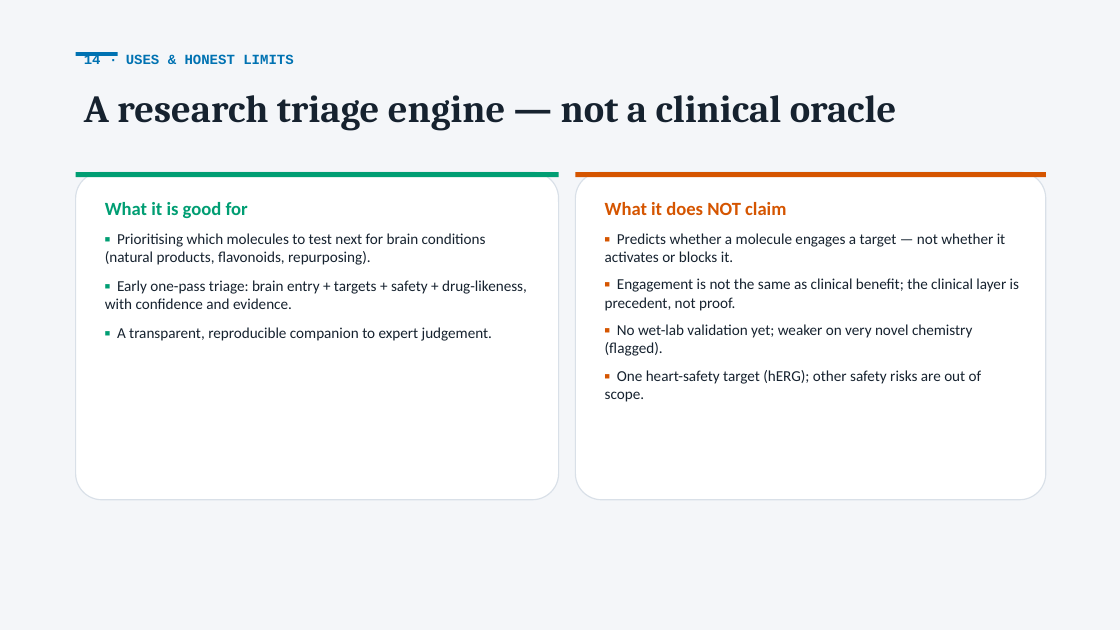
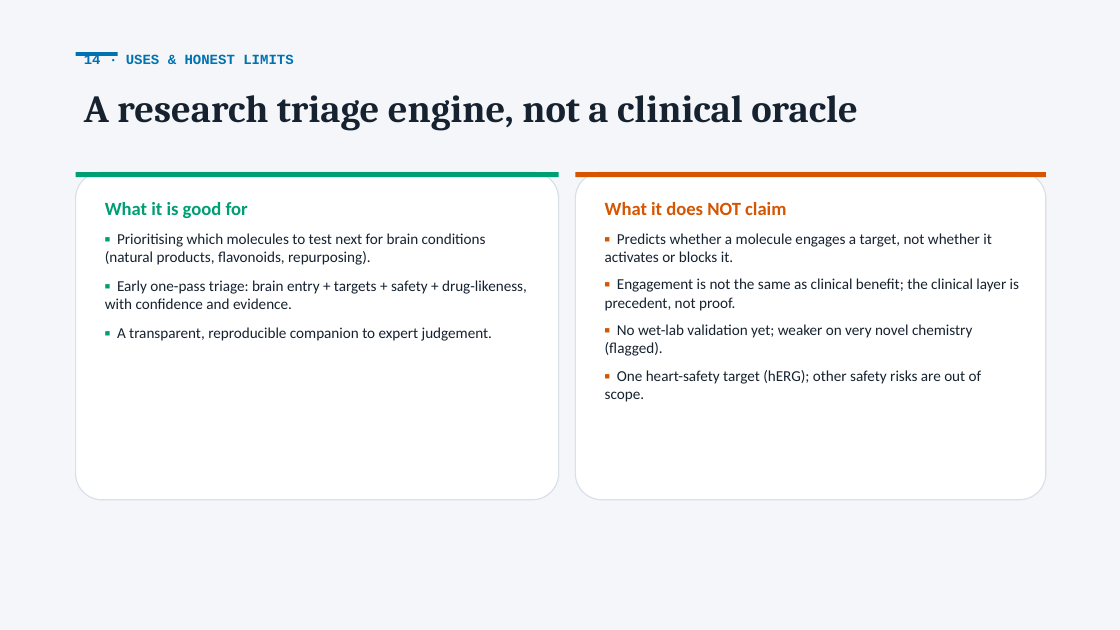
Before and after one commit to krishna-g-999/brainsafe-ai, a slide deck: slide 15 of BrainSafe_AI_Presentation.pptx. Drawn at 1120x630 pixels with LibreOffice and Linux fonts; fonts in the diff are those of the drawing. Boxes give left, top, right and bottom in pixels: in the first picture for what was removed or moved away, otherwise in the second. Text is boxed around its words. In the diff, an @@ line names an element or a change of style, - is before the commit and + after.

```diff
--- a/BrainSafe_AI_Presentation.pptx
+++ b/BrainSafe_AI_Presentation.pptx
@@ text at box(84, 95, 857, 131): text changed @@
-A research triage engine — not a clinical oracle
+A research triage engine, not a clinical oracle
@@ text at box(605, 233, 992, 262): text changed @@
-▪ Predicts whether a molecule engages a target — not whether it activates or blocks it.
+▪ Predicts whether a molecule engages a target, not whether it activates or blocks it.
```
Also in this commit, not shown: 15 other slides changed, 19 other files.
